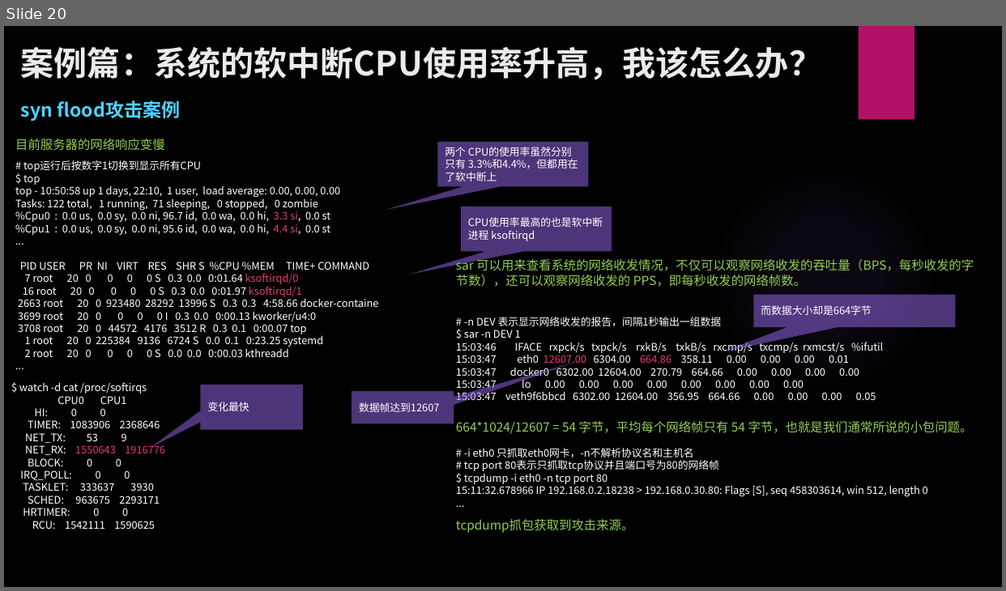
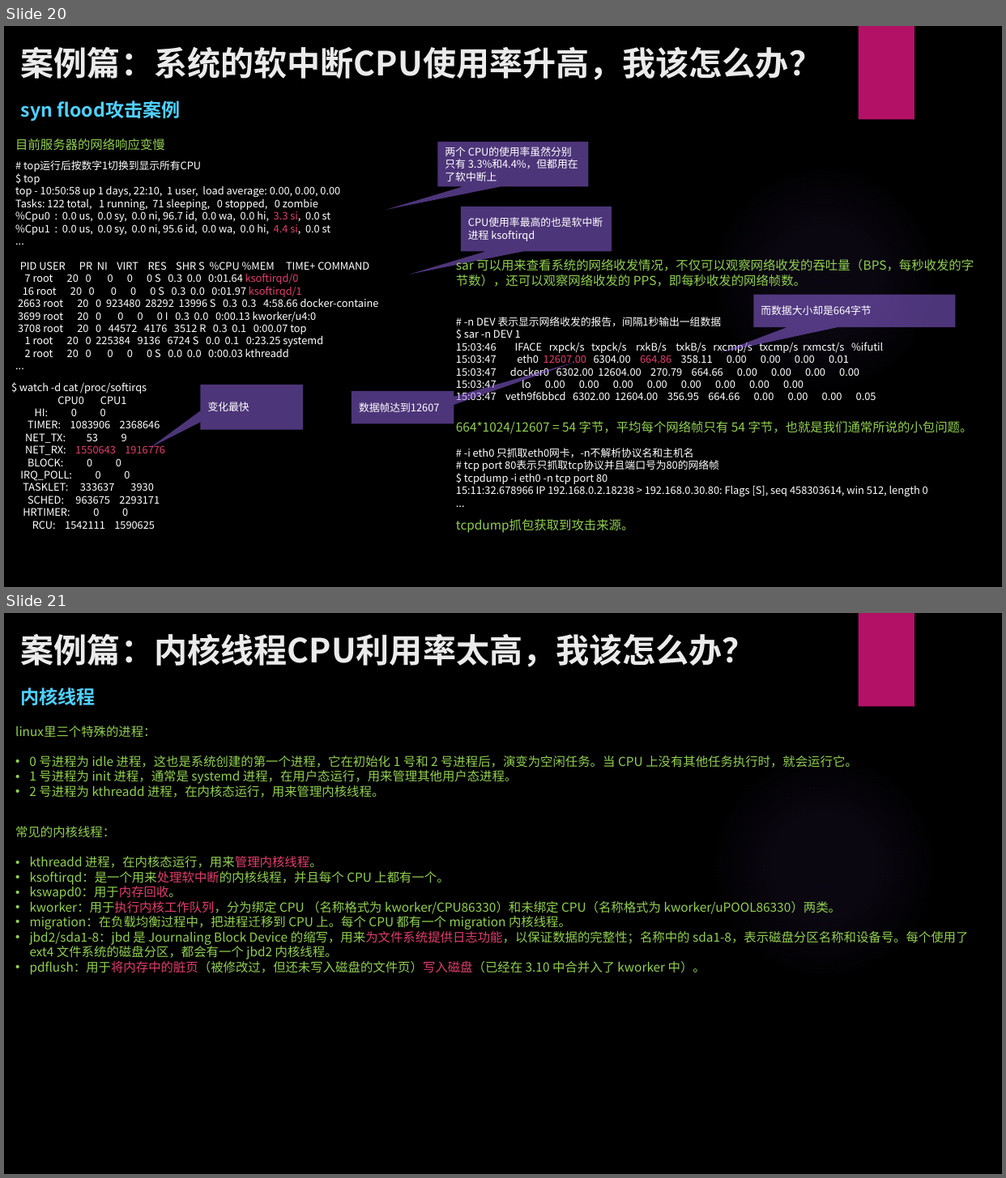
Before and after one commit to zhangkekf/reading-notes, a slide deck: Linux性能优化实战/01-cpu性能优化.pptx. Shown one above the other, each under a label of ours: slide 20 before the commit, slides 20 and 21 after it. The pictures are 1006x591 and 1006x1178 pixels, drawn with LibreOffice and Linux fonts; fonts in the diff are those of the drawing; background and template pictures are left out. Boxes give left, top, right and bottom in pixels: in the first picture for what was removed or moved away, otherwise in the second. Text is boxed around its words. In the diff, an @@ line names an element or a change of style, - is before the commit and + after.

```diff
--- a/Linux性能优化实战/01-cpu性能优化.pptx
+++ b/Linux性能优化实战/01-cpu性能优化.pptx
@@ slide 21 added at [4,613,1002,1174], background picture (left out); not listed: 2 template elements that a slide beside it also shows @@
@@ title added at [21,634,756,667], 32 pt, text #EBEBEB, bold @@
+案例篇：内核线程CPU利用率太高，我该怎么办？
@@ text added at [21,688,96,705], 18 pt, text #4FD1FF, bold @@
+内核线程
@@ text added at [15,726,858,798], 12 pt, text #92D050 @@
+linux里三个特殊的进程：
+• 0 号进程为 idle 进程，这也是系统创建的第一个进程，它在初始化 1 号和 2 号进程后，演变为空闲任务。当 CPU 上没有其他任务执行时，就会运行它。
+• 1 号进程为 init 进程，通常是 systemd 进程，在用户态运行，用来管理其他用户态进程。
+• 2 号进程为 kthreadd 进程，在内核态运行，用来管理内核线程。
@@ text added at [15,826,968,975], 12 pt, text #92D050 @@
+常见的内核线程：
+• kthreadd 进程，在内核态运行，用来管理内核线程。
+• ksoftirqd：是一个用来处理软中断的内核线程，并且每个 CPU 上都有一个。
+• kswapd0：用于内存回收。
+• kworker：用于执行内核工作队列，分为绑定 CPU （名称格式为 kworker/CPU86330）和未绑定 CPU（名称格式为 kworker/uPOOL86330）两类。
+• migration：在负载均衡过程中，把进程迁移到 CPU 上。每个 CPU 都有一个 migration 内核线程。
+• jbd2/sda1-8：jbd 是 Journaling Block Device 的缩写，用来为文件系统提供日志功能，以保证数据的完整性；名称中的 sda1-8，表示磁盘分区名称和设备号。每个使用了 ext4 文件系统的磁盘分区，都会有一个 jbd2 内核线程。
+• pdflush：用于将内存中的脏页（被修改过，但还未写入磁盘的文件页）写入磁盘（已经在 3.10 中合并入了 kworker 中）。
```
Also in this commit, not shown: 1 other slide added, 3 other files.
